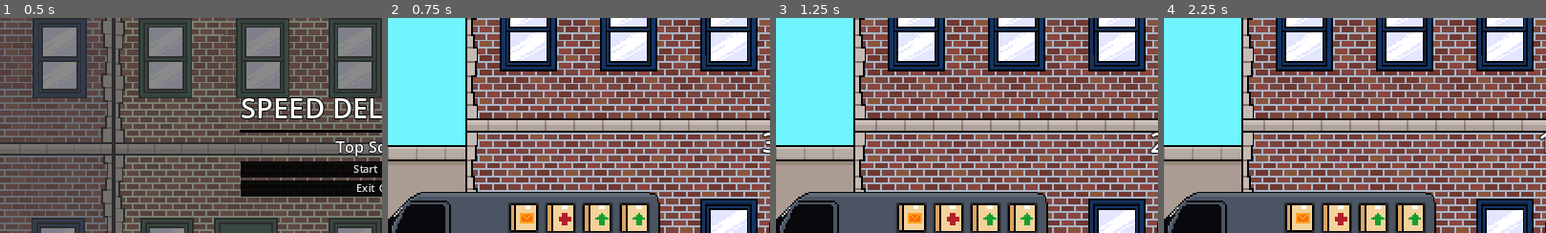
Above: before the commit, frames 1-4 (left to right).
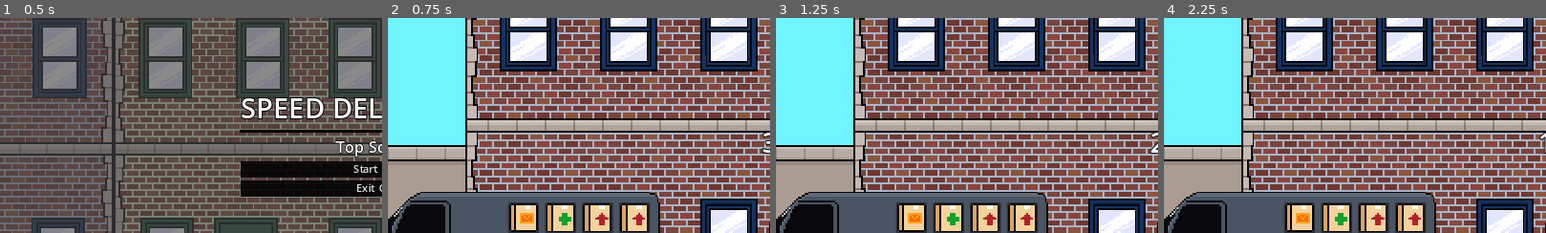
Above: after the commit, the same moments.

Repository: valdaffa02/Speed-Delivery-Guy
Game: Godot game, scene res://scenes/main_menu.tscn
The game is run twice, just before and just after one commit, with the same random seed, the same clock (stepped at 60 frames per second) and the same inputs.
Inputs:
- Up to frame 1 (0.5 s): no input
- Up to frame 2 (0.75 s): click "Start Game" at 0.5 s
- Up to frame 3 (1.25 s): no input
- Up to frame 4 (2.25 s): tap Enter at 1.25 s; hold D (move_right) 1.28-2.03 s; tap E (interact) at 1.35, 2.1 s; tap Space at 2 s; hold A (move_left) from 2.03 s (still down)
The pictures show only the part of the screen within x 0-50%, y 21-71%; the shares and areas given below are measured in that part.

Frame 1 is identical in both runs. In frame 2, 0.3% of the frame differs, in the area x 44-68%, y 90-97%; in frame 3, 0.3%; in frame 4, 0.3%.

Commit message:
Remove Red Cross Symbol

Diff:
--- a/project.godot
+++ b/project.godot
@@ -59,3 +59,4 @@
 
 renderer/rendering_method="gl_compatibility"
 renderer/rendering_method.mobile="gl_compatibility"
+anti_aliasing/quality/screen_space_aa=1
Binary file changed: assets/images/delivery_box.png
Binary file changed: assets/images/delivery_box_0.png
Binary file changed: assets/images/delivery_box_1.png
